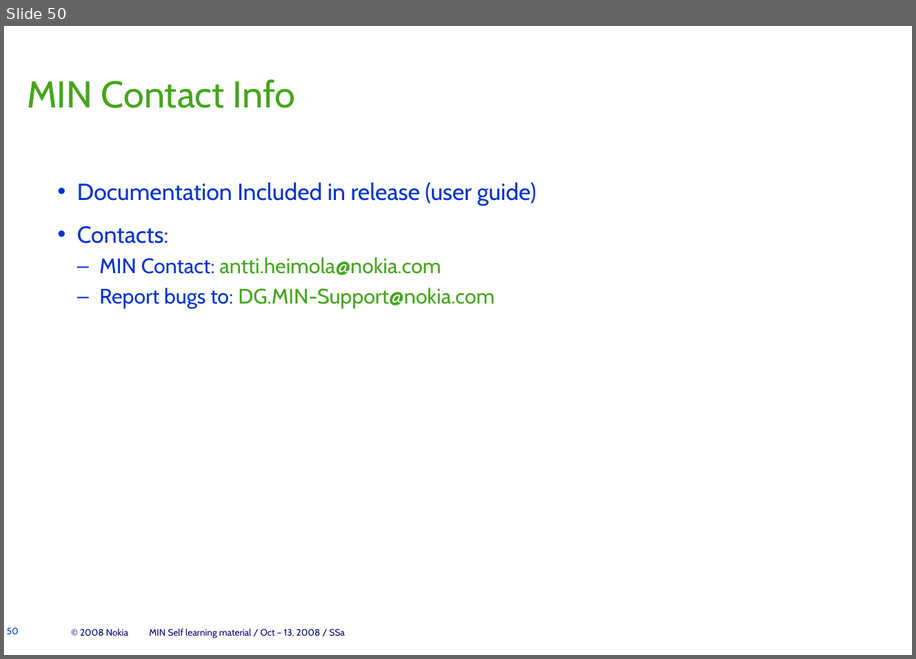
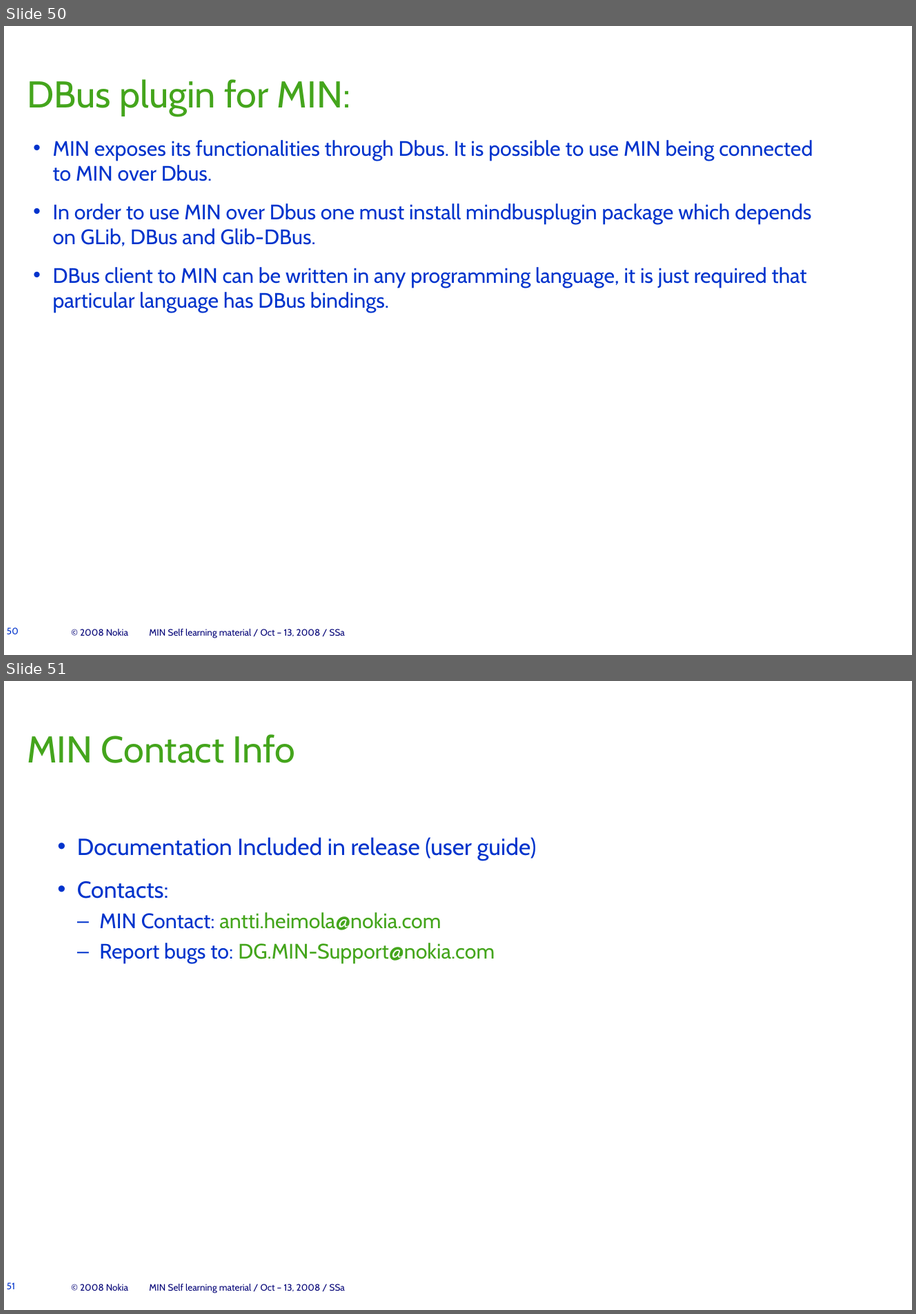
Before and after one commit to bergotorino/min, a slide deck: doc/min_self_learning.odp. Shown one above the other, each under a label of ours: slide 50 before the commit, slides 50 and 51 after it. The pictures are 916x659 and 916x1314 pixels, drawn with LibreOffice and Linux fonts; fonts in the diff are those of the drawing. Boxes give left, top, right and bottom in pixels: in the first picture for what was removed or moved away, otherwise in the second. Text is boxed around its words. In the diff, an @@ line names an element or a change of style, - is before the commit and + after.

Commit message:
Updated with DBus slide

```diff
--- a/doc/min_self_learning.odp
+++ b/doc/min_self_learning.odp
@@ slide 50 added at (x1=4, y1=26, x2=912, y2=655), background #FFFFFF; not listed: 3 template elements that a slide beside it also shows @@
@@ title added at (x1=27, y1=79, x2=350, y2=116), 32 pt, text #44A51C @@
+DBus plugin for MIN:
@@ text added at (x1=53, y1=140, x2=813, y2=312), 18 pt, text #0033CC @@
+• MIN exposes its functionalities through Dbus. It is possible to use MIN being connected to MIN over Dbus.
+• In order to use MIN over Dbus one must install mindbusplugin package which depends on GLib, DBus and Glib-DBus.
+• DBus client to MIN can be written in any programming language, it is just required that particular language has DBus bindings.
@@ what was slide 50 is now slide 51 @@
@@ page number at (x1=7, y1=1282, x2=15, y2=1289): text changed @@
-50
+51
```
Also in this commit, not shown: 1 other file.
